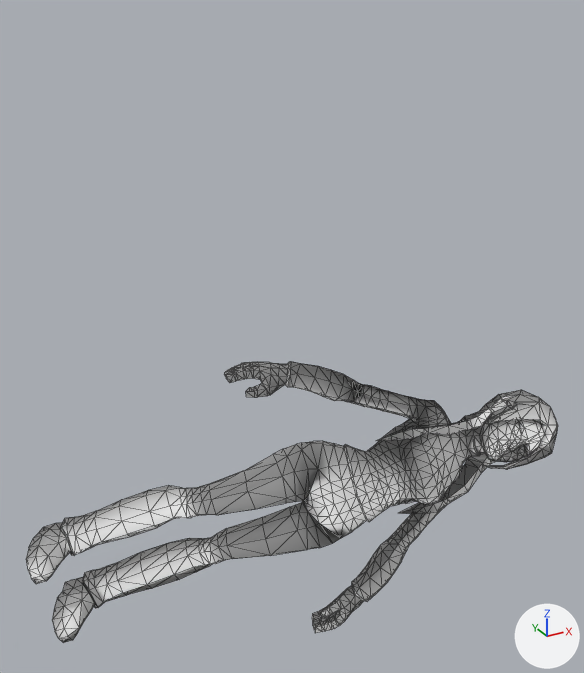
What one commit did to the COLLADA model resources/models/girl.dae.
Both versions are drawn from a 50 mm camera at (-1.22, -2.84, 2.33) aimed at (0.35, 0.02, 0.9). Every picture has the same lights, and +X, +Y and +Z are marked at lower right. Mesh edges are drawn as thin lines. Materials are left out; every surface is plain grey. Vertices at the same position are counted once.

Names of what the first picture shows: 'SportyGirl'.
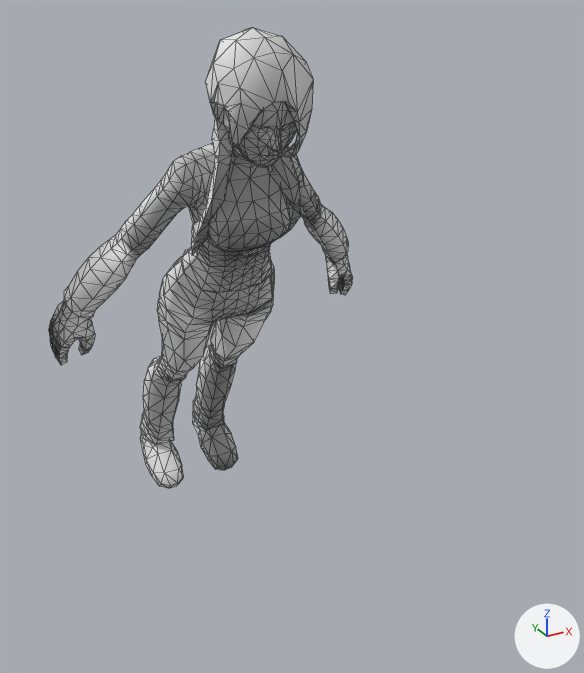
Where the change shows, as pixel boxes (x1, y1, x2, y2) in the pictures (584 x 673 px):
```json
{"object": "SportyGirl", "change": "shading changed, moved, turned", "before": [26, 362, 558, 643], "after": [49, 28, 353, 488]}
```

Edits to the scene script, one JSON object a line:
```json
{"block": "me_sportygirlshape", "where": "me_sportygirlshape.from_pydata(...)  # 1542 vertices, 3042 faces; spans x -0.67..0.67, y -0.18..0.24, z 0.02..2.41"}
{"block": "me_sportygirlshape", "where": "# used by ob_sportygirl; location = (-0.795, 0.213, -0.152); rotation_euler = (-0.563, 1.23, -0.96), in degrees (-32, 70, -55)"}
{"block": "me_sportygirlshape", "change": "me_sportygirlshape part 1: its shading normals changed"}
{"op": "set", "path": "ob_sportygirl.location", "old": "(-0.795, 0.213, -0.152)", "new": "(0.064, 0.632, 0.056)"}
{"op": "set", "path": "ob_sportygirl.rotation_euler", "old": "(-0.563, 1.23, -0.96)", "new": "(0.527, -0.0435, -0.0056)", "note": "degrees (-32, 70, -55) -> degrees (30, -2.5, -0.3)"}
```
